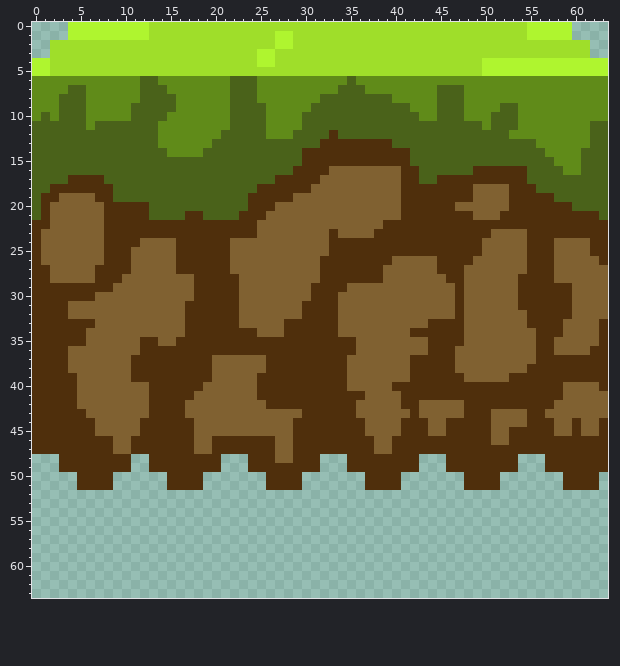
One commit to this pixel-art sprite: sandbox/Assets/Sprites/Tiles/Ground/Ground1-5-IceTop.png. That is the earlier state.
The file is 64x64 pixels. Colours within 5 levels of each other are drawn and written as one.
New version:
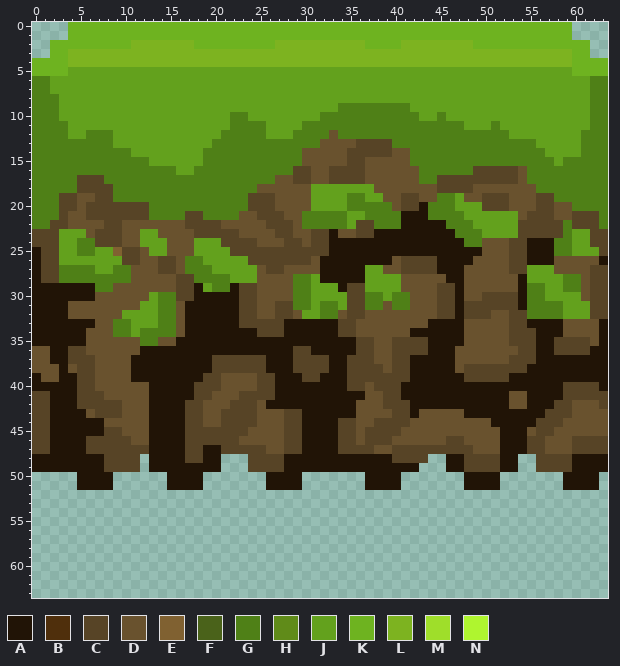
Palette (. is transparent): A #211406  B #4f2f0c  C #574426  D #69522e  E #806131  F #4a621a  G #4f8017  H #608b19  J #63a11d  K #6eb320  L #7db320  M #9fde2a  N #aff52f
The author wrote: Edited more of the Tiles, Setup the Main ice level more
Change:
Changed rows in their new state; - is an unchanged pixel.
first column x 0:
 0 ----KKKKKKKKKKKKKKKKKKKKKKKKKKKKKKKKKKKKKKKKKKKKKKKKKKKKKKKK----
 1 ----KKKKKKKKKKKKKKKKKKKKKKKKKKKKKKKKKKKKKKKKKKKKKKKKKKKKKKKK----
 2 --KKKKKKKKKLLLLLLLKKKKKKKKKLLLLLLLLLLKKKKLLLLLLLLKKKKKKKKKKKKK--
 3 --KKLLLLLLLLLLLLLLLLLLLLLLLLLLLLLLLLLLLLLLLLLLLLLLLLLLLLLLLLKK--
 4 KKKKLLLLLLLLLLLLLLLLLLLLLLLLLLLLLLLLLLLLLLLLLLLLLLLLLLLLLLLLKKKK
 5 KKKKJJJJJJJJJJJJJJJJJJJJJJJJJJJJJJJJJJJJJJJJJJJJJJJJJJJJJJJJKKKK
 6 GGJJJJJJJJJJJJJJJJJJJJJJJJJJJJJJJJJJJJJJJJJJJJJJJJJJJJJJJJJJJJGG
 7 GGJJJJJJJJJJJJJJJJJJJJJJJJJJJJJJJJJJJJJJJJJJJJJJJJJJJJJJJJJJJJGG
 8 GGGJJJJJJJJJJJJJJJJJJJJJJJJJJJJJJJJJJJJJJJJJJJJJJJJJJJJJJJJJJJGG
 9 GGGJJJJJJJJJJJJJJJJJJJJJJJJJJJJJJJGGGGGGGGJJJJJJJJJJJJJJJJJJJJGG
10 GGGJJJJJJJJJJJJJJJJJJJGGJJJJJJJJGGGGGGGGGGGJJGJJJJJJJJJJJJJJJJGG
11 GGGGJJJJJJJJJJJJJJJJJJGGGGJJJJGGGGGGGGGGGGGGGGGGJJJGJJJJJJJJJJGG
12 GGGGJJGGGJJJJJJJJJJJJGGGGGJJJGGGGDGGGGGGGGGGGGGGGGGGGJJJJJJJJGGG
13 GGGGGGGGGJJJJJJJJJJJGGGGGGGGGGGGDDDDCCCCGGGGGGGGGGGGGGGGJJJJJGGG
14 GGGGGGGGGGGJJJJJJJJGGGGGGGGGGGDDDDDCCCCCDDGGGGGGGGGGGGGGGJJJJGGG
15 GGGGGGGGGGGGGJJJJJJGGGGGGGGGGGDDDDDCCDDDDDGGGGGGGGGGGGGGGGJGGGGG
16 GGGGGGGGGGGGGGGGJJGGGGGGGGGGGCCDDCCCCDDDDDDGGGGGGCCCCCDGGGGGGGGG
17 GGGGGCCCGGGGGGGGGGGGGGGGGGGDDCCDDCCCCDDDDDDGGCCCCCCCCCDGGGGGGGGG
18 GGGGGCCCCGGGGGGGGGGGGGGGGDDDDDDJJJJJJJDDDDDDDCCCCDDDDDDDGGGGGGGG
19 GGGCCDDCCGGGGGGGGGGGGGGGCCCDDDDJJJJGGJJDDCCDDGGJDDCCCDDDCCGGGGGG
20 GGGCCDCCCCCCCGGGGGGGGGGGCCCDDDDJJJJGGGGGDCCAGGGJJJCCCDDDCCDDGGGG
21 GGGCDDCCCCCCCGGGGCCGGGGDDCCCDDGGGGGJJGGGGAAAGGGGJJJJJJDCCCDDCCCG
22 GGCCDDDDCCDDDDDDDCCCCDDDDDCCCDGGGGGJCCGGGAAAAAGGGJJJJJCCCCCGCCCG
23 CCCJJJDCCCDDJJDDDDCCCCCDDDDCCDDCCADDCCAAAAAAAAAGGGJJJJCCCCCGJJCC
24 CCCJJGGCCCDDJJJDDDJJJCCCCDDDCCDCCAAAAAAAAAAAAAAAGGDDDCCAAAGGJJCC
25 ACCJJGGJJECCDJJDDDJJJJCCCCCCCCCCCAAAAAAAAAAAAAAAAADDDCCAAAGGJJJC
26 ACCJJJJJJJCCDDCCDGGJJJJJCCCCCCCDAAAAAAAADCCCCAAAADDDDCCAAADDDDDA
27 ACCGGGGJJGGDDDCCDGGGJJJJJDCCDDDDAAAAAJJDDCCCCAAADDDDDCCJJJDDDDCC
28 ACCGGGGGGGGDDDDDCCGGGGJJJDDDDGGJAAAAAJJJJDDDDDAADDDDDDAJJJJGGDCC
29 AAAAAAAGGDDDDDDDCCAJGGACCDDDDGGJJJACCJJJJDDDDCCADDDDDDAGGJJGGDCC
30 AAAAAAADDDDDDJGGCCAAAAACCDDDDGGJJJJCCGGJGGDDDCCADDCCCCAGGJJJJDCC
31 AAAADDDDDDDDJJGGDAAAAAACCDDCCGGJGGJCCGGDGGDDDCCACCCCCCAGGGGJJJCC
32 AAAADDDDDDJJJJGGDAAAAAACCDDCCDJJGGDCCDDDDDDDDCCACCCDDCCGGGGJJJCC
33 AAAAAAADDGGJJJGGDAAAAAACCCCCAAAAAACCDDDDDDDDAAAADDDDDCCAAAADDDDA
34 AAAAAADDDGGJGGGGDAAAAAAAACCCAAAAAACCDDDDDDAAAAAADDDDDCCCAAADDDDA
35 AAAAAADDDDDDGGDDAAAAAAAAAAAAAAAAAAAACCDDCCCCAAAADDDDDCCCAACCCCDA
36 DDAACCDDDDDDAAAAAAAAAAAAAAAAACCAAAAACCDDCCCCAAADDDDDDDCCAACCCCAA
37 DDAACCCDDDDAAAAAAAAACCCCCCAAACCCCAACCCDDCCAAAAADDDDDDCCCAAAAAAAA
38 DDDADCCDDDDAAAAAAAAACCCCCCAAACCCCAACCCCDCCAAAAADCCCCCCCAAAAAAAAA
39 ADDAACCDDDDAAAAAAAACCDDDDCCAAACCAAACCCCCCCAAAAAACCCCCAAAAAAAAAAA
40 AAAAACCDDDDDDAAAAACCCDDDDCCAAAAAAAACCDCCCAAAAAAAAAAAAAAAAAACCCCA
41 CCAAACCCDDDDDAAAAACCDDDCCCCAAAAAAAAAADDCCAAAAAAAAAAAADDAAAACCCCC
42 CCAAACCCCCDDDAAAACCDDDCCCDAAAAAAAAAADDDCCCAAAAAAAAAAADDAAACCDDDC
43 CCAAAADCCCDDDAAAACCDDCCCCDDDCCAAAAAADDDDCCADDDDDAAAAAAAAACCCDDDD
44 CCAAAAAADDDDDAAAACCDDCCCCDDDCCAAAACCDDCCCCDDDDDDDDDAAAAACCCDDDDD
45 CCAAAAAACCDDDAAAACCCCCCCDDDDCCAAAACCDCCCCDDDDDDDDDDDAAADCCDDDDDD
46 CCAAAACCCCCDDAAAACCCCCCDDDDDCCAAAACCDCCCDDDDDDCCDDDDAAACCDDDCCCC
47 CCAAAACCCCCCCAAAACCAACCCCCDDCCAAAACCCCDDCCCCCCCCCDDDAAACCDDDCCCC
48 AAAAAAAACCCC-AAAACCAA---CCCCAAAAAAAAAAAACCCC--AACCCCAA--CCCCAAAA
49 AAAAAAAACCCC-AAAAAAAA---CCCCAAAAAAAAAAAAAAA---AACCCCAA--CCCCAAAA
50 -----AAAA------AAAA-------AAAA-------AAAA-------AAAA-------AAAA-
51 -----AAAA------AAAA-------AAAA-------AAAA-------AAAA-------AAAA-
